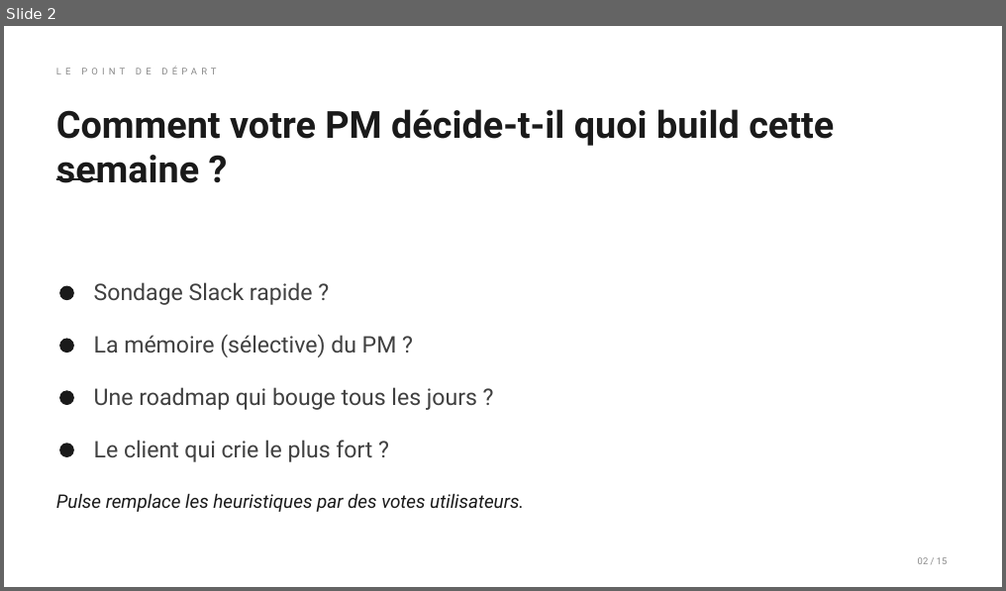
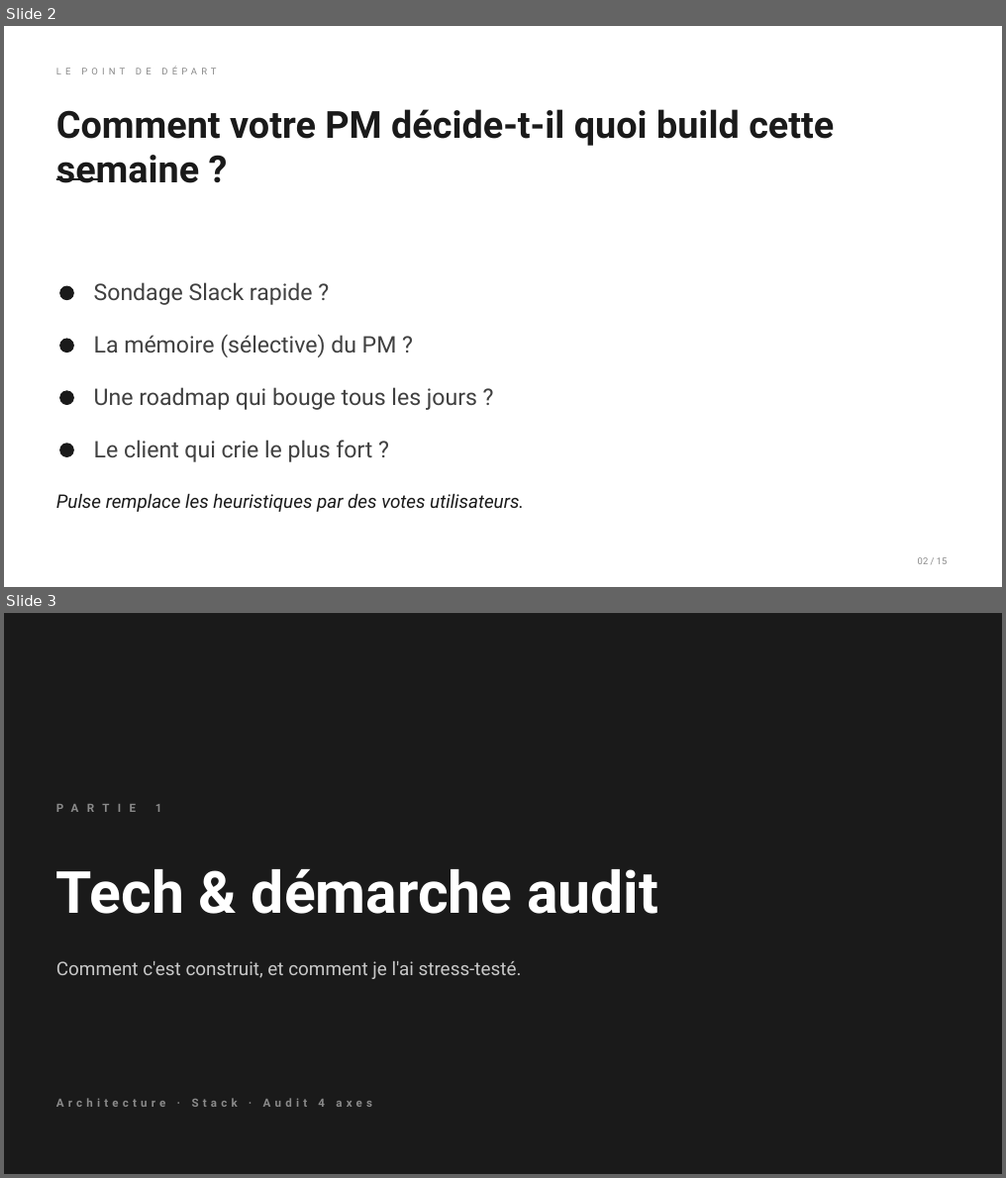
Before and after one commit to VincentG32/echo, a slide deck: docs/pulse-presentation.pptx. Shown one above the other, each under a label of ours: slide 2 before the commit, slides 2 and 3 after it. The pictures are 1006x591 and 1006x1178 pixels, drawn with LibreOffice and Linux fonts; fonts in the diff are those of the drawing. Boxes give left, top, right and bottom in pixels: in the first picture for what was removed or moved away, otherwise in the second. Text is boxed around its words. In the diff, an @@ line names an element or a change of style, - is before the commit and + after.

```diff
--- a/docs/pulse-presentation.pptx
+++ b/docs/pulse-presentation.pptx
@@ slide 3 added at box(4, 613, 1002, 1174), background #1A1A1A @@
@@ text added at box(155, 804, 162, 812), 11 pt, text #8A8A8A, bold @@
+PARTIE 1
@@ text added at box(56, 869, 658, 914), 56 pt, text #FFFFFF, bold @@
+Tech & démarche audit
@@ text added at box(56, 961, 522, 979), 18 pt, text #C8C8C8 @@
+Comment c'est construit, et comment je l'ai stress-testé.
@@ text added at box(56, 1098, 372, 1107), 11 pt, text #8A8A8A, bold @@
+Architecture · Stack · Audit 4 axes
```
Also in this commit, not shown: 11 other slides added, 11 slides removed, 1 other file.
